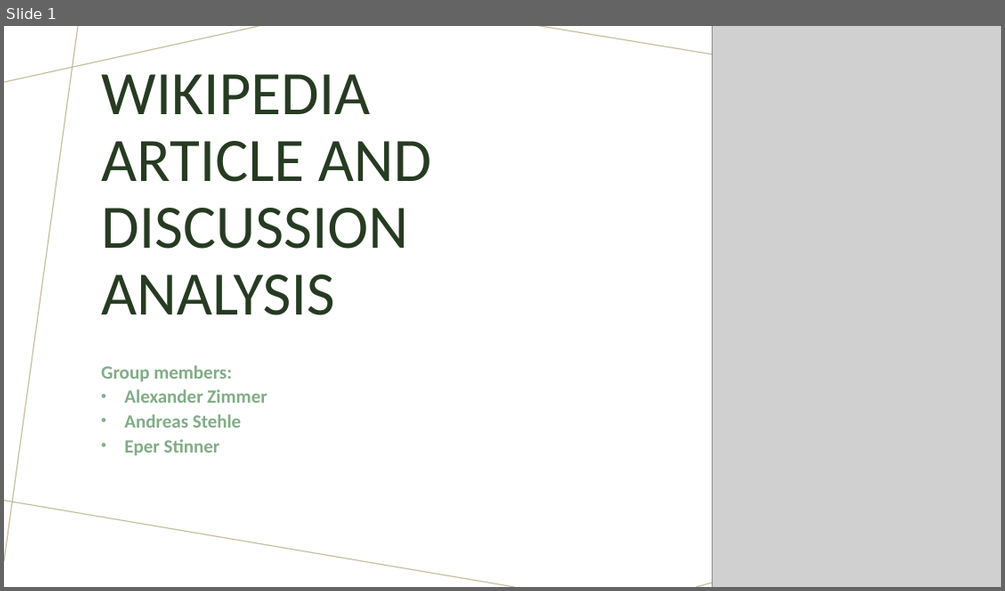
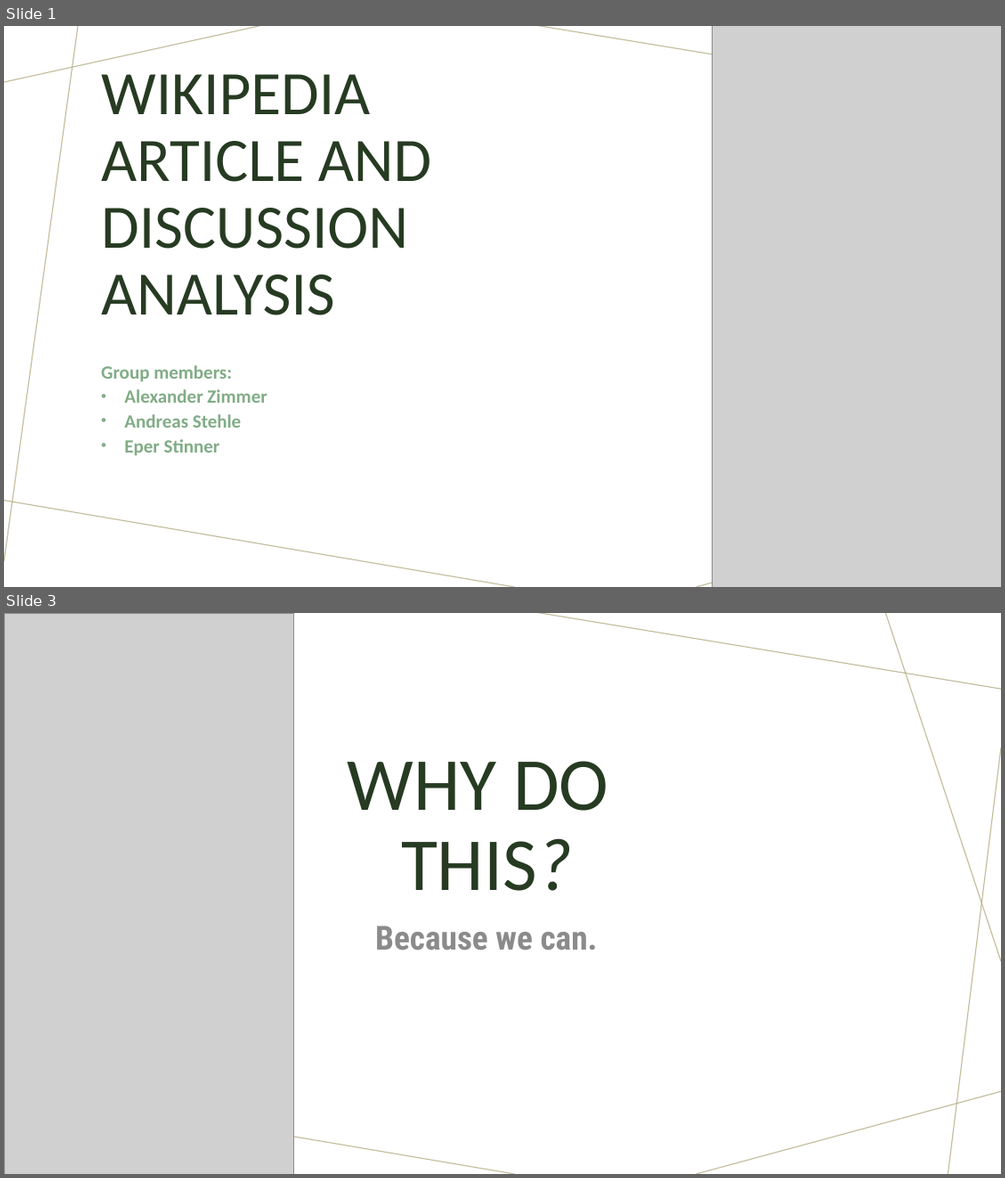
Before and after one commit to andste97/socialgraphs2023f-project, a slide deck: project/part1-video/video_slides.pptx. Shown one above the other, each under a label of ours: slide 1 before the commit, slides 1 and 3 after it; the slides between them are not shown. The pictures are 1005x591 and 1005x1178 pixels, drawn with LibreOffice and Linux fonts; fonts in the diff are those of the drawing; grey boxes stand for pictures. Boxes give left, top, right and bottom in pixels: in the first picture for what was removed or moved away, otherwise in the second. Text is boxed around its words. In the diff, an @@ line names an element or a change of style, - is before the commit and + after.

```diff
--- a/project/part1-video/video_slides.pptx
+++ b/project/part1-video/video_slides.pptx
@@ slide 3 added at (x1=4, y1=613, x2=1001, y2=1174), background #FFFFFF; not listed: 7 template elements that a slide beside it also shows @@
@@ picture added at (x1=4, y1=613, x2=293, y2=1174) @@
@@ title added at (x1=347, y1=761, x2=608, y2=891), 72 pt, text #263B22 @@
+WHY DO
+THIS?
@@ text added at (x1=375, y1=925, x2=598, y2=949), 32 pt, text #8C8C8C, bold @@
+Because we can.
```
Also in this commit, not shown: 1 slide changed, 3 other slides added, 1 slide removed.
